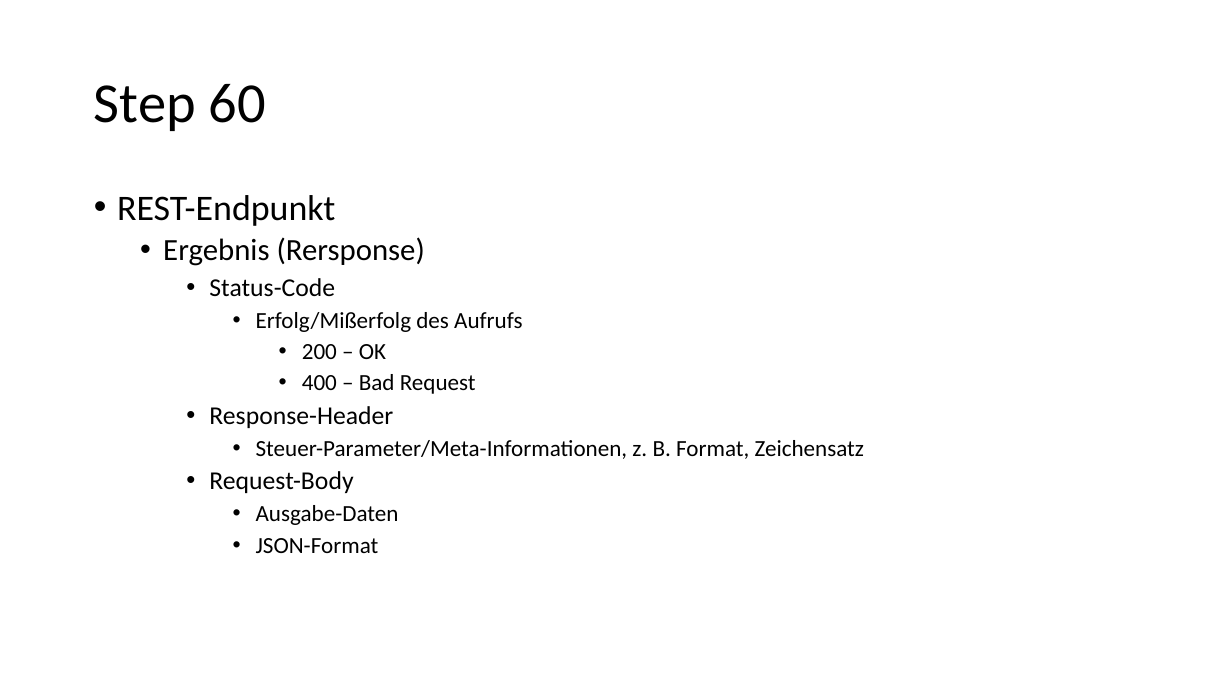
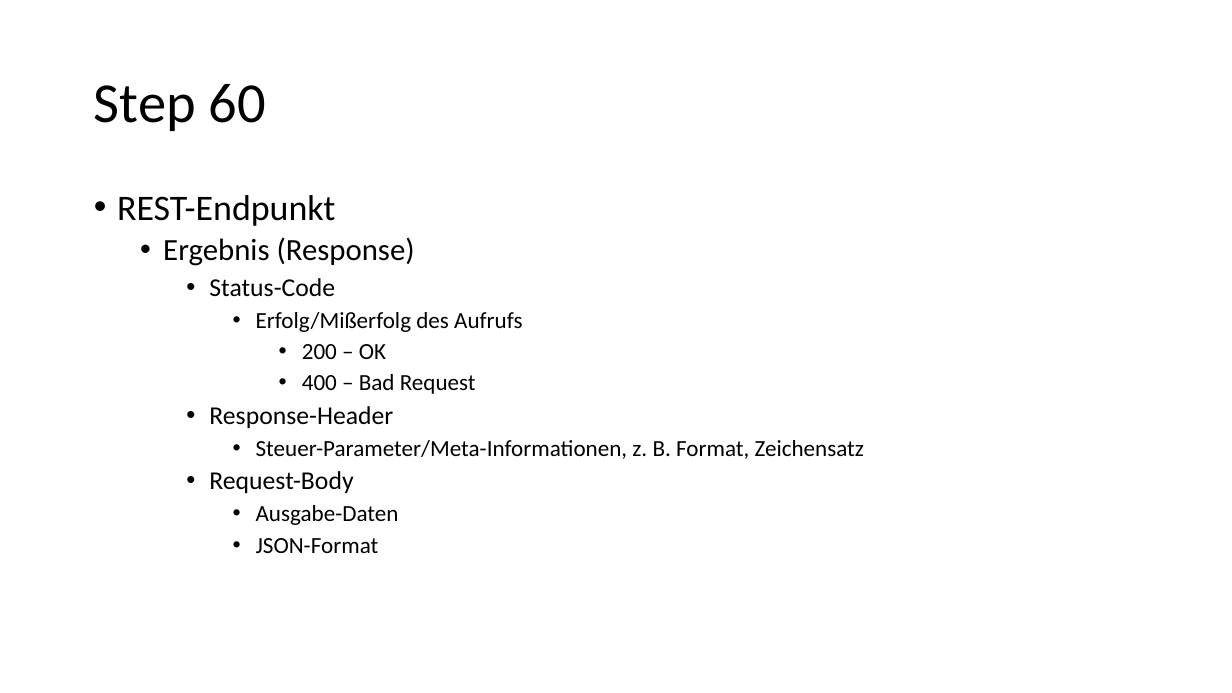
Before and after one commit to igeldo/PR4-SoSe23, a slide deck: slide 35 of Java-Starter.pptx. Drawn at 1232x693 pixels with LibreOffice and Linux fonts; fonts in the diff are those of the drawing. Boxes give left, top, right and bottom in pixels: in the first picture for what was removed or moved away, otherwise in the second. Text is boxed around its words. In the diff, an @@ line names an element or a change of style, - is before the commit and + after.

Commit message:
update slides

```diff
--- a/Java-Starter.pptx
+++ b/Java-Starter.pptx
@@ text at [163, 237, 415, 266]: text changed @@
-  • Ergebnis (Rersponse)
+  • Ergebnis (Response)
```
Also in this commit, not shown: 2 other slides changed, 12 slides added.
